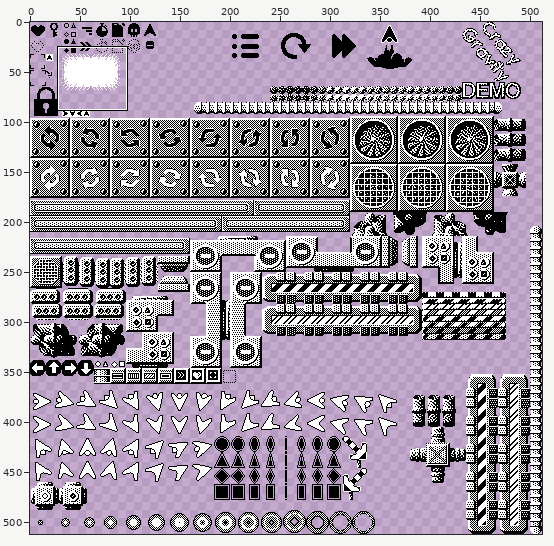
Two states of a pixel-art file, Art/sprite.aseprite. Above, an overview of the earlier version with the close-up marked.
Close-up. As it was:
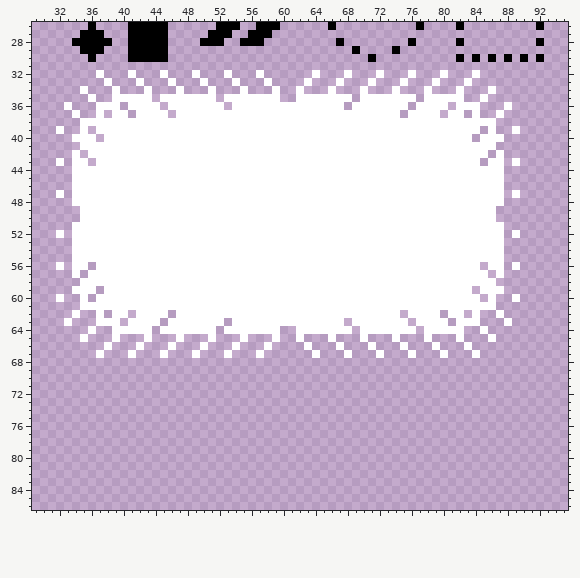
512x512 pixels, 1 frame. Colours within 5 levels of each other are drawn and written as one. Shown: x 29..95, y 26..86.
Once edited:
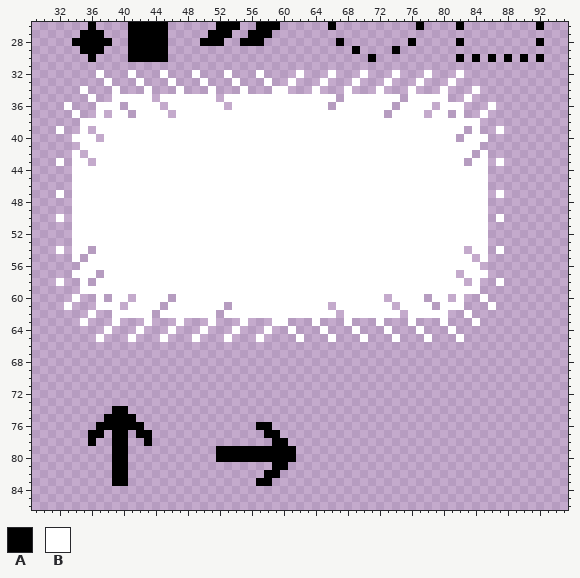
Palette (. is transparent): A #000000  B #ffffff
Log entry: ADD 1way arrows to minimap
What changed:
layer "Common/minimap_one-way_arrow_up" added
layer "Common/minimap_one-way_arrow_right" added
--- layers "Common/minimap_one-way_arrow_right", "Common/minimap_one-way_arrow_up", "Common/technical_fog_medium"
@@ x 29..95 @@
 31 ...................................................................
-32 ........B...B...B...B...B...B......B...B...B...B...B...B...........
-33 .........B...B...B...B...B...B....B...B...B...B...B...B............
-34 ......B...B...B...B...B...B...B..B...B...B...B...B...B...B.........
-35 .......B..BBBBB.BBBBBBB.BBBBBBB..BBBBBBB.BBBBBBB.BBBBB..B..........
-36 ....B...BBB.BBBB.BBBBBBB.BBBBBBBBBBBBBB.BBBBBBB.BBBB.BBB...B.......
-37 .....B..B.BB.BBBB.BBBBBBBBBBBBBBBBBBBBBBBBBBBB.BBBB.BB.B..B........
-38 ......BBBBBBBBBBBBBBBBBBBBBBBBBBBBBBBBBBBBBBBBBBBBBBBBBBBB.........
-39 ...B..B.BBBBBBBBBBBBBBBBBBBBBBBBBBBBBBBBBBBBBBBBBBBBBBBB.B..B......
-40 .....BBB.BBBBBBBBBBBBBBBBBBBBBBBBBBBBBBBBBBBBBBBBBBBBBB.BBB........
-41 ......BBBBBBBBBBBBBBBBBBBBBBBBBBBBBBBBBBBBBBBBBBBBBBBBBBBB.........
-42 .....B.BBBBBBBBBBBBBBBBBBBBBBBBBBBBBBBBBBBBBBBBBBBBBBBBBB.B........
-43 ...B.BB.BBBBBBBBBBBBBBBBBBBBBBBBBBBBBBBBBBBBBBBBBBBBBBBB.BB.B......
-44 .....BBBBBBBBBBBBBBBBBBBBBBBBBBBBBBBBBBBBBBBBBBBBBBBBBBBBBB........
-45 .....BBBBBBBBBBBBBBBBBBBBBBBBBBBBBBBBBBBBBBBBBBBBBBBBBBBBBB........
-46 .....BBBBBBBBBBBBBBBBBBBBBBBBBBBBBBBBBBBBBBBBBBBBBBBBBBBBBB........
-47 ...B.BBBBBBBBBBBBBBBBBBBBBBBBBBBBBBBBBBBBBBBBBBBBBBBBBBBBBB.B......
-48 .....BBBBBBBBBBBBBBBBBBBBBBBBBBBBBBBBBBBBBBBBBBBBBBBBBBBBBB........
-49 ......BBBBBBBBBBBBBBBBBBBBBBBBBBBBBBBBBBBBBBBBBBBBBBBBBBBB.........
-50 ......BBBBBBBBBBBBBBBBBBBBBBBBBBBBBBBBBBBBBBBBBBBBBBBBBBBB.........
-51 .....BBBBBBBBBBBBBBBBBBBBBBBBBBBBBBBBBBBBBBBBBBBBBBBBBBBBBB........
-52 ...B.BBBBBBBBBBBBBBBBBBBBBBBBBBBBBBBBBBBBBBBBBBBBBBBBBBBBBB.B......
-53 .....BBBBBBBBBBBBBBBBBBBBBBBBBBBBBBBBBBBBBBBBBBBBBBBBBBBBBB........
-54 .....BBBBBBBBBBBBBBBBBBBBBBBBBBBBBBBBBBBBBBBBBBBBBBBBBBBBBB........
-55 .....BBBBBBBBBBBBBBBBBBBBBBBBBBBBBBBBBBBBBBBBBBBBBBBBBBBBBB........
-56 ...B.BB.BBBBBBBBBBBBBBBBBBBBBBBBBBBBBBBBBBBBBBBBBBBBBBBB.BB.B......
-57 .....B.BBBBBBBBBBBBBBBBBBBBBBBBBBBBBBBBBBBBBBBBBBBBBBBBBB.B........
-58 ......BBBBBBBBBBBBBBBBBBBBBBBBBBBBBBBBBBBBBBBBBBBBBBBBBBBB.........
-59 .....BBB.BBBBBBBBBBBBBBBBBBBBBBBBBBBBBBBBBBBBBBBBBBBBBB.BBB........
-60 ...B..B.BBBBBBBBBBBBBBBBBBBBBBBBBBBBBBBBBBBBBBBBBBBBBBBB.B..B......
-61 ......BBBBBBBBBBBBBBBBBBBBBBBBBBBBBBBBBBBBBBBBBBBBBBBBBBBB.........
-62 .....B..B.BB.BBBB.BBBBBBBBBBBBBBBBBBBBBBBBBBBB.BBBB.BB.B..B........
-63 ....B...BBB.BBBB.BBBBBBB.BBBBBBBBBBBBBB.BBBBBBB.BBBB.BBB...B.......
-64 .......B..BBBBB.BBBBBBB.BBBBBBB..BBBBBBB.BBBBBBB.BBBBB..B..........
-65 ......B...B...B...B...B...B...B..B...B...B...B...B...B...B.........
-66 .........B...B...B...B...B...B....B...B...B...B...B...B............
-67 ........B...B...B...B...B...B......B...B...B...B...B...B...........
+32 ........B...B...B...B...B...B....B...B...B...B...B...B.............
+33 .........B...B...B...B...B...B..B...B...B...B...B...B..............
+34 ......B...B...B...B...B...B...BB...B...B...B...B...B...B...........
+35 .......B..BBBBB.BBBBBBB.BBBBBBBBBBBBBB.BBBBBBB.BBBBB..B............
+36 ....B...BBB.BBBB.BBBBBBB.BBBBBBBBBBBB.BBBBBBB.BBBB.BBB...B.........
+37 .....B..B.BB.BBBB.BBBBBBBBBBBBBBBBBBBBBBBBBB.BBBB.BB.B..B..........
+38 ......BBBBBBBBBBBBBBBBBBBBBBBBBBBBBBBBBBBBBBBBBBBBBBBBBB...........
+39 ...B..B.BBBBBBBBBBBBBBBBBBBBBBBBBBBBBBBBBBBBBBBBBBBBBB.B..B........
+40 .....BBB.BBBBBBBBBBBBBBBBBBBBBBBBBBBBBBBBBBBBBBBBBBBB.BBB..........
+41 ......BBBBBBBBBBBBBBBBBBBBBBBBBBBBBBBBBBBBBBBBBBBBBBBBBB...........
+42 .....B.BBBBBBBBBBBBBBBBBBBBBBBBBBBBBBBBBBBBBBBBBBBBBBBB.B..........
+43 ...B.BB.BBBBBBBBBBBBBBBBBBBBBBBBBBBBBBBBBBBBBBBBBBBBBB.BB.B........
+44 .....BBBBBBBBBBBBBBBBBBBBBBBBBBBBBBBBBBBBBBBBBBBBBBBBBBBB..........
+45 .....BBBBBBBBBBBBBBBBBBBBBBBBBBBBBBBBBBBBBBBBBBBBBBBBBBBB..........
+46 .....BBBBBBBBBBBBBBBBBBBBBBBBBBBBBBBBBBBBBBBBBBBBBBBBBBBB..........
+47 ...B.BBBBBBBBBBBBBBBBBBBBBBBBBBBBBBBBBBBBBBBBBBBBBBBBBBBB.B........
+48 .....BBBBBBBBBBBBBBBBBBBBBBBBBBBBBBBBBBBBBBBBBBBBBBBBBBBB..........
+49 .....BBBBBBBBBBBBBBBBBBBBBBBBBBBBBBBBBBBBBBBBBBBBBBBBBBBB..........
+50 ...B.BBBBBBBBBBBBBBBBBBBBBBBBBBBBBBBBBBBBBBBBBBBBBBBBBBBB.B........
+51 .....BBBBBBBBBBBBBBBBBBBBBBBBBBBBBBBBBBBBBBBBBBBBBBBBBBBB..........
+52 .....BBBBBBBBBBBBBBBBBBBBBBBBBBBBBBBBBBBBBBBBBBBBBBBBBBBB..........
+53 .....BBBBBBBBBBBBBBBBBBBBBBBBBBBBBBBBBBBBBBBBBBBBBBBBBBBB..........
+54 ...B.BB.BBBBBBBBBBBBBBBBBBBBBBBBBBBBBBBBBBBBBBBBBBBBBB.BB.B........
+55 .....B.BBBBBBBBBBBBBBBBBBBBBBBBBBBBBBBBBBBBBBBBBBBBBBBB.B..........
+56 ......BBBBBBBBBBBBBBBBBBBBBBBBBBBBBBBBBBBBBBBBBBBBBBBBBB...........
+57 .....BBB.BBBBBBBBBBBBBBBBBBBBBBBBBBBBBBBBBBBBBBBBBBBB.BBB..........
+58 ...B..B.BBBBBBBBBBBBBBBBBBBBBBBBBBBBBBBBBBBBBBBBBBBBBB.B..B........
+59 ......BBBBBBBBBBBBBBBBBBBBBBBBBBBBBBBBBBBBBBBBBBBBBBBBBB...........
+60 .....B..B.BB.BBBB.BBBBBBBBBBBBBBBBBBBBBBBBBB.BBBB.BB.B..B..........
+61 ....B...BBB.BBBB.BBBBBBB.BBBBBBBBBBBB.BBBBBBB.BBBB.BBB...B.........
+62 .......B..BBBBB.BBBBBBB.BBBBBBBBBBBBBB.BBBBBBB.BBBBB..B............
+63 ......B...B...B...B...B...B...BB...B...B...B...B...B...B...........
+64 .........B...B...B...B...B...B..B...B...B...B...B...B..............
+65 ........B...B...B...B...B...B....B...B...B...B...B...B.............
+66 ...................................................................
+67 ...................................................................
 68 ...................................................................
@@ x 34..63 @@
 73 ..............................
-74 ..............................
-75 ..............................
-76 ..............................
-77 ..............................
-78 ..............................
-79 ..............................
-80 ..............................
-81 ..............................
-82 ..............................
-83 ..............................
+74 .....AA.......................
+75 ....AAAA......................
+76 ...AAAAAA..............AA.....
+77 ..AA.AA.AA..............AA....
+78 ..A..AA..A...............AA...
+79 .....AA...........AAAAAAAAAA..
+80 .....AA...........AAAAAAAAAA..
+81 .....AA..................AA...
+82 .....AA.................AA....
+83 .....AA................AA.....
 84 ..............................
Pixel boxes of the changes (left, top, right, bottom) in both close-ups:
changed: (56, 70, 520, 358)
added: (88, 406, 152, 486)
added: (216, 422, 296, 486)
